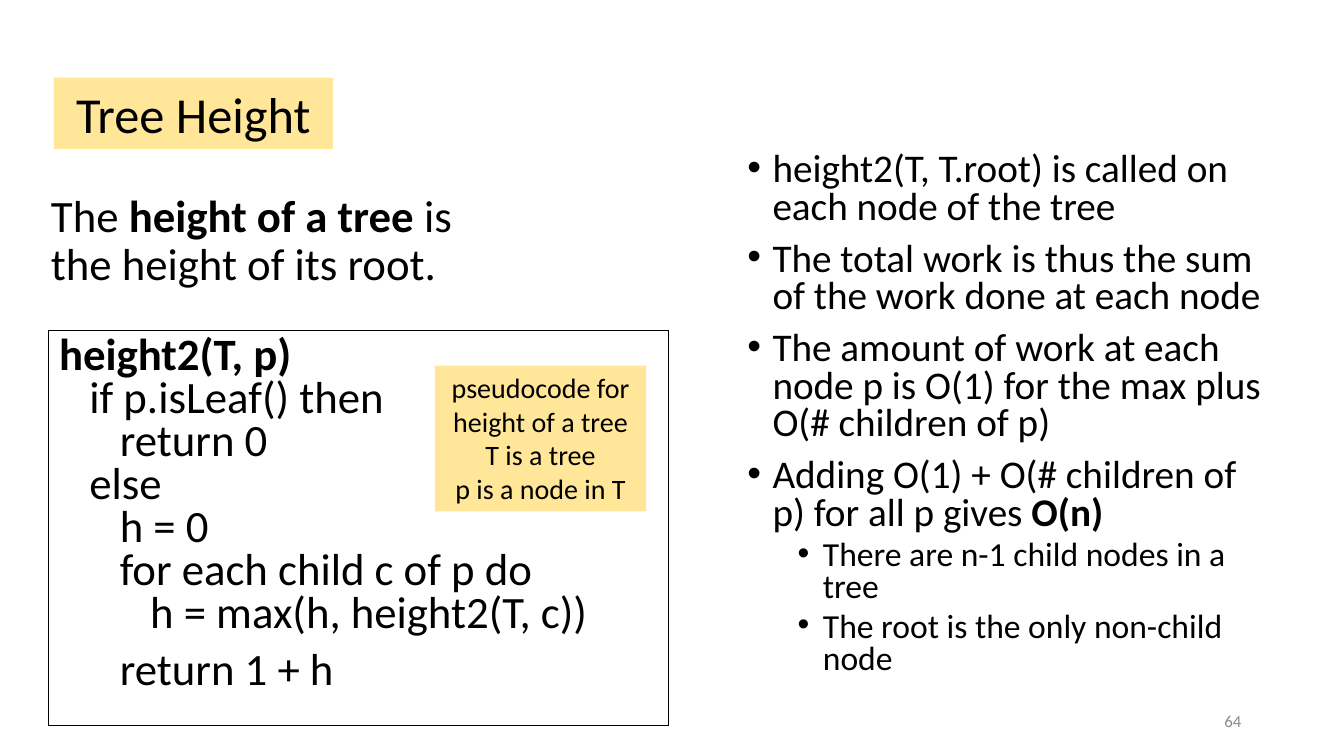
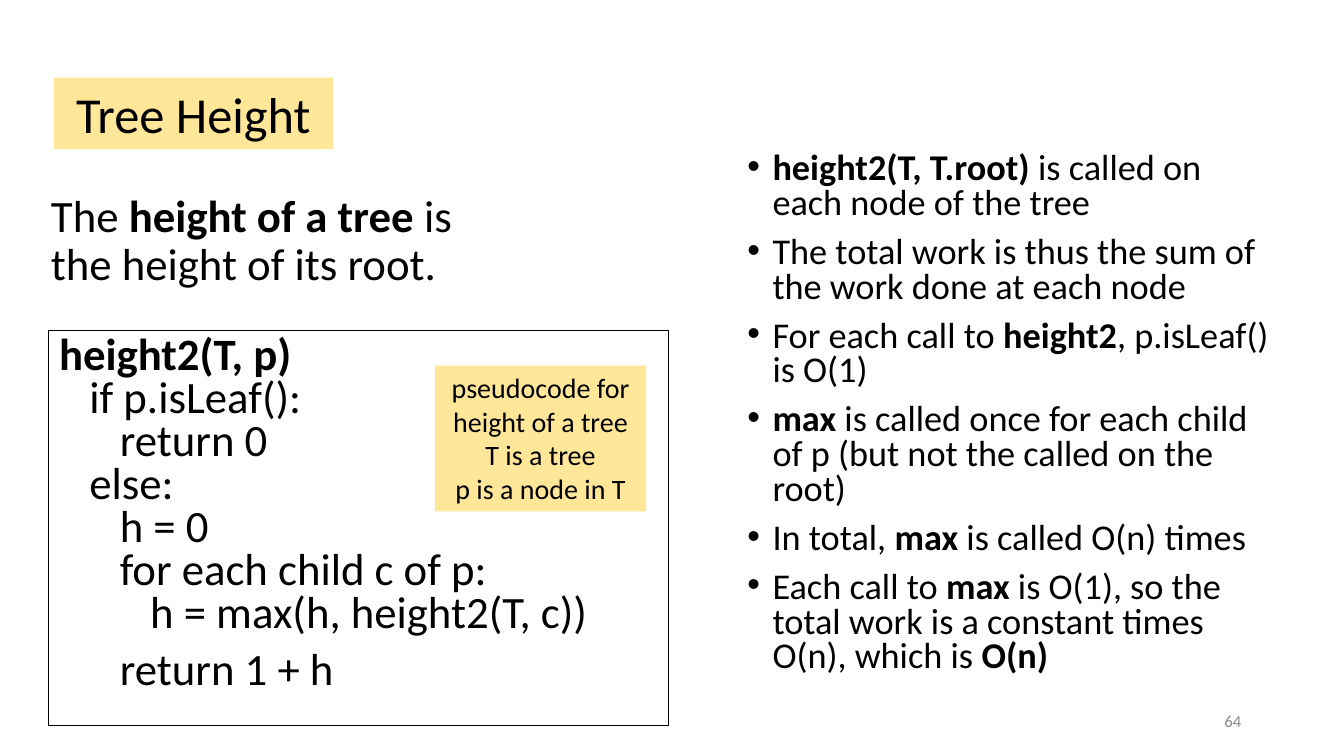
Before and after one commit to tjd1234/cmpt225fall2023, a slide deck: slide 64 of lecture_notes/week5/week5_trees.pptx. Drawn at 1344x756 pixels with LibreOffice and Linux fonts; fonts in the diff are those of the drawing. Boxes give left, top, right and bottom in pixels: in the first picture for what was removed or moved away, otherwise in the second. Text is boxed around its words. In the diff, an @@ line names an element or a change of style, - is before the commit and + after.

Commit message:
updated

```diff
--- a/lecture_notes/week5/week5_trees.pptx
+++ b/lecture_notes/week5/week5_trees.pptx
@@ text at (x1=773, y1=153, x2=1255, y2=300): size 28 to 25.9 pt in "height2(T, T.root) is called on each node ...", "The total work is thus the sum ..."; bold on in "height2(T, T.root)" @@
@@ text at (x1=773, y1=321, x2=1268, y2=674): text changed; size 28 to 25.9 pt @@
-• The amount of work at each node p is O(1) for the max plus O(# children of p)
-• Adding O(1) + O(# children of p) for all p gives O(n)
-  • There are n-1 child nodes in a tree
-  • The root is the only non-child node
+• For each call to height2, p.isLeaf() is O(1)
+• max is called once for each child of p (but not the called on the root)
+• In total, max is called O(n) times
+• Each call to max is O(1), so the total work is a constant times O(n), which is O(n)
@@ text in rectangle at (x1=59, y1=337, x2=587, y2=636): text changed @@
-height2(T, p)
-if p.isLeaf() then
-return 0
-else
-h = 0
-for each child c of p do
-h = max(h, height2(T, c))
+height2(T, p)
+if p.isLeaf():
+return 0
+else:
+h = 0
+for each child c of p:
+h = max(h, height2(T, c))
```
Also in this commit, not shown: 25 other slides changed.
